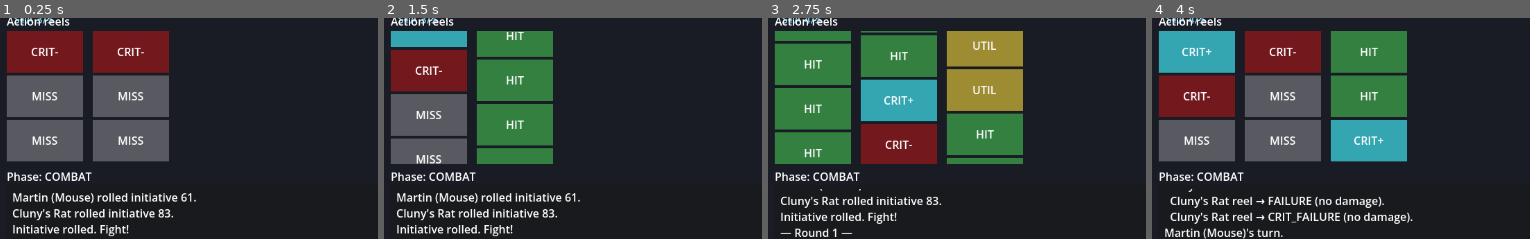
Above: before the commit, frames 1-4 (left to right).
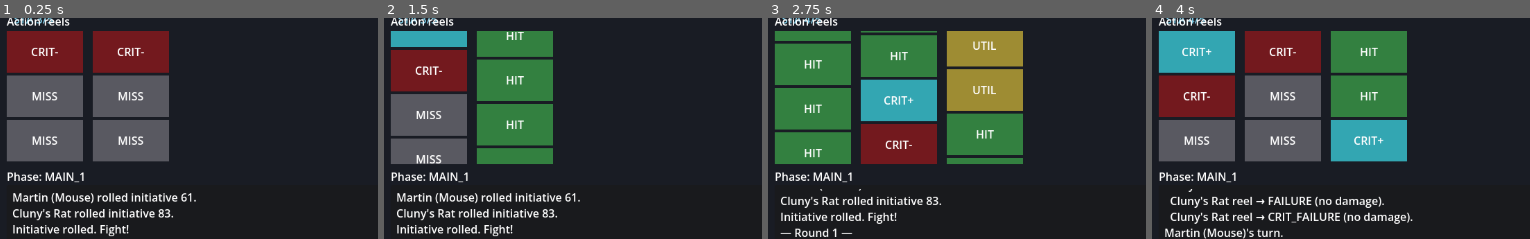
Above: after the commit, the same moments.

Repository: djkipyaboy/bunnies
Game: Godot game, scene res://combat/combat.tscn
Two runs of this game, one before a commit and one after it. Both use one fixed random seed, a clock stepped at 60 frames per second and the inputs below.
Inputs:
- Up to frame 1 (0.25 s): no input
- Up to frame 2 (1.5 s): tap Enter at 0.5 s
- Up to frame 3 (2.75 s): click "SPIN" at 2 s
- Up to frame 4 (4 s): no input
The pictures show only the part of the screen within x 0-50%, y 33-83%; the shares and areas given below are measured in that part.

The runs differ from the first frame. In frame 1, 0.4% of the frame differs, in the area x 11-25%, y 69-75%; in frame 2, 0.4%; in frame 3, 0.4%; in frame 4, 0.4%.

Commit message:
feat(combat): PhaseManager pauses at Main 1; add proceed_to_combat

Diff:
--- a/combat/phase_manager.gd
+++ b/combat/phase_manager.gd
@@ -18,10 +18,14 @@
 
 var current_phase: Phase = Phase.UPKEEP
 
-## Runs Upkeep and Main 1, then stops on Combat awaiting the spin.
+## Runs Upkeep and Main 1, then PAUSES — the player acts in Main 1 (splice reels, fire Ultimate)
+## before committing to the spin via [method proceed_to_combat].
 func start_turn() -> void:
 	_enter(Phase.UPKEEP)
 	_enter(Phase.MAIN_1)
+
+## Commits Main 1 and enters the Combat phase, pausing for the spin (DESIGN.md §4.8).
+func proceed_to_combat() -> void:
 	_enter(Phase.COMBAT)
 
 ## Resumes after the Combat-phase spin has resolved: runs Main 2 and End, then finishes the turn.
--- a/tests/test_phase_manager.gd
+++ b/tests/test_phase_manager.gd
@@ -26,10 +26,16 @@
 	pm.phase_changed.connect(_on_phase_changed)
 	pm.turn_finished.connect(_on_turn_finished)
 
-	# start_turn() runs Upkeep -> Main 1 -> Combat, then PAUSES for the spin.
+	# start_turn() runs Upkeep -> Main 1, then PAUSES for the player's Main-1 actions.
 	pm.start_turn()
+	_check(_phase_log == [PhaseManager.Phase.UPKEEP, PhaseManager.Phase.MAIN_1],
+		"start_turn pauses at Main 1: %s" % str(_phase_log))
+	_check(pm.current_phase == PhaseManager.Phase.MAIN_1, "current_phase is MAIN_1 while paused")
+
+	# proceed_to_combat() enters Combat and pauses for the spin.
+	pm.proceed_to_combat()
 	_check(_phase_log == [PhaseManager.Phase.UPKEEP, PhaseManager.Phase.MAIN_1, PhaseManager.Phase.COMBAT],
-		"start_turn pauses at Combat: %s" % str(_phase_log))
+		"proceed_to_combat enters Combat: %s" % str(_phase_log))
 	_check(pm.current_phase == PhaseManager.Phase.COMBAT, "current_phase is COMBAT while paused")
 	_check(_turn_finished_count == 0, "turn not finished before spin resolves")
 
@@ -38,7 +44,7 @@
 	_check(_phase_log == [
 			PhaseManager.Phase.UPKEEP, PhaseManager.Phase.MAIN_1, PhaseManager.Phase.COMBAT,
 			PhaseManager.Phase.MAIN_2, PhaseManager.Phase.END],
-		"full phase order Upkeep->Main1->Combat->Main2->End: %s" % str(_phase_log))
+		"full phase order: %s" % str(_phase_log))
 	_check(_turn_finished_count == 1, "turn_finished fired once (got %d)" % _turn_finished_count)
 
 	print(("PHASE MANAGER TEST PASSED" if _failures == 0 else "PHASE MANAGER TEST FAILED: %d" % _failures))
